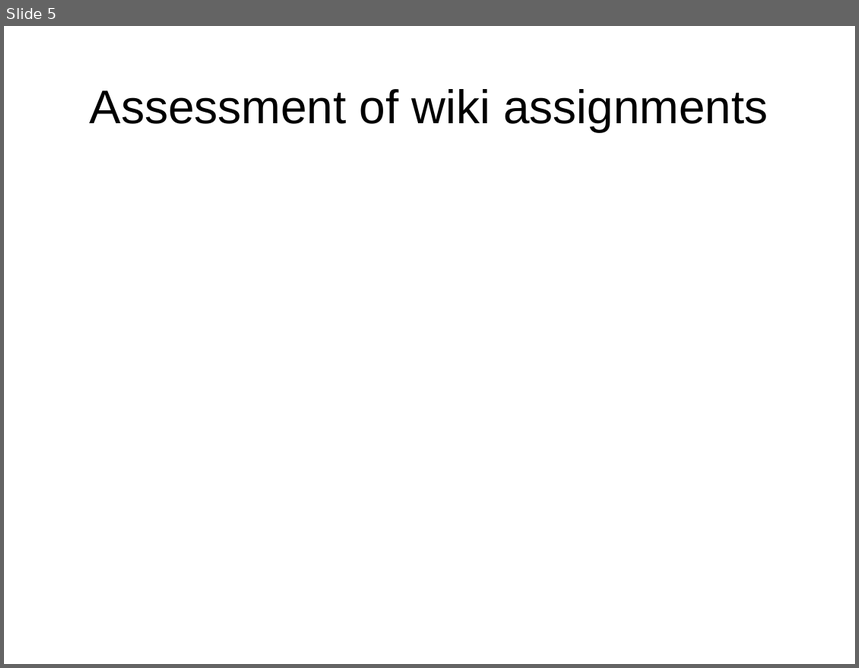
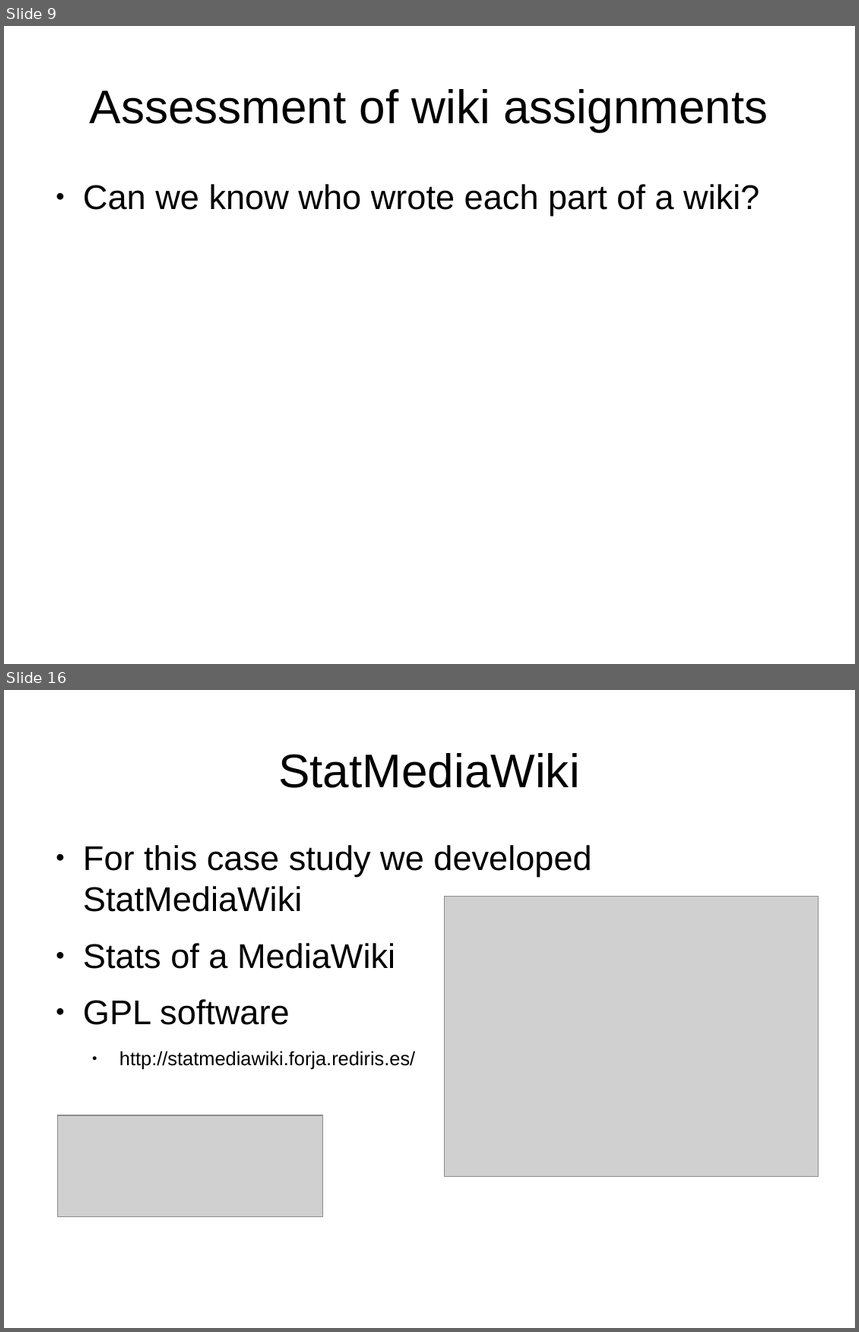
Before and after one commit to DrPantera/wikis4education, a slide deck: brunel-2014/wiki-assessment.odp. Shown one above the other, each under a label of ours: slide 5 before the commit, slides 9 and 16 after it; the slides between them are not shown. The pictures are 859x668 and 859x1332 pixels, drawn with LibreOffice and Linux fonts; fonts in the diff are those of the drawing; grey boxes stand for pictures. Boxes give left, top, right and bottom in pixels: in the first picture for what was removed or moved away, otherwise in the second. Text is boxed around its words. In the diff, an @@ line names an element or a change of style, - is before the commit and + after.

```diff
--- a/brunel-2014/wiki-assessment.odp
+++ b/brunel-2014/wiki-assessment.odp
@@ slide 16 added at bbox=[4, 690, 855, 1328], background #FFFFFF @@
@@ title added at bbox=[278, 753, 579, 788], 44 pt, text #000000 @@
+StatMediaWiki
@@ text added at bbox=[83, 845, 591, 1070], 32 pt, text #000000 @@
+● For this case study we developed StatMediaWiki
+● Stats of a MediaWiki
+● GPL software
+  ● http://statmediawiki.forja.rediris.es/
@@ picture added at bbox=[445, 896, 819, 1176] @@
@@ picture added at bbox=[57, 1116, 323, 1217] @@
@@ what was slide 5 is now slide 9 @@
@@ slide 9 changed as well @@
@@ text added at bbox=[83, 184, 759, 216], 32 pt, text #000000 @@
+● Can we know who wrote each part of a wiki?
```
Also in this commit, not shown: 2 other slides changed, 30 other slides added, 5 slides removed.
